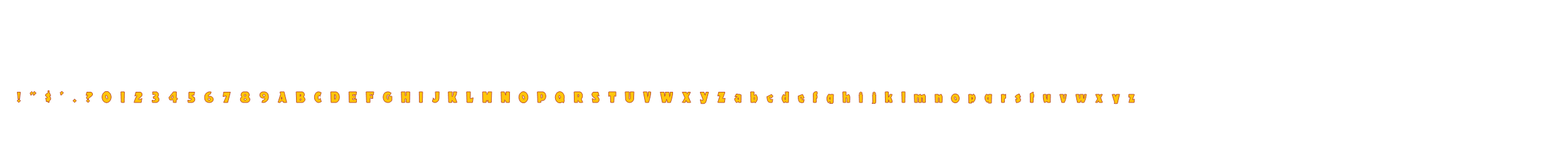
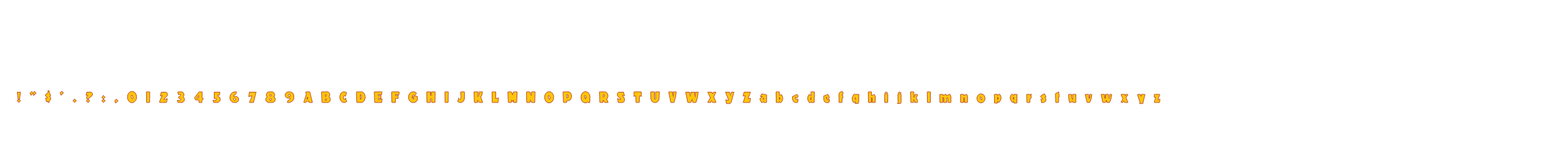
Two versions of the same layered image (1568x161). Layer-by-layer changes:
renamed "! ' $ ' . ? 0 1 2 3 4 5 6 7 8 9 A B C D E" to "! ' $ ' . ? : , 0 1 2 3 4 5 6 7 8 9 A B C", painted on it over box(101, 90, 1161, 104)
